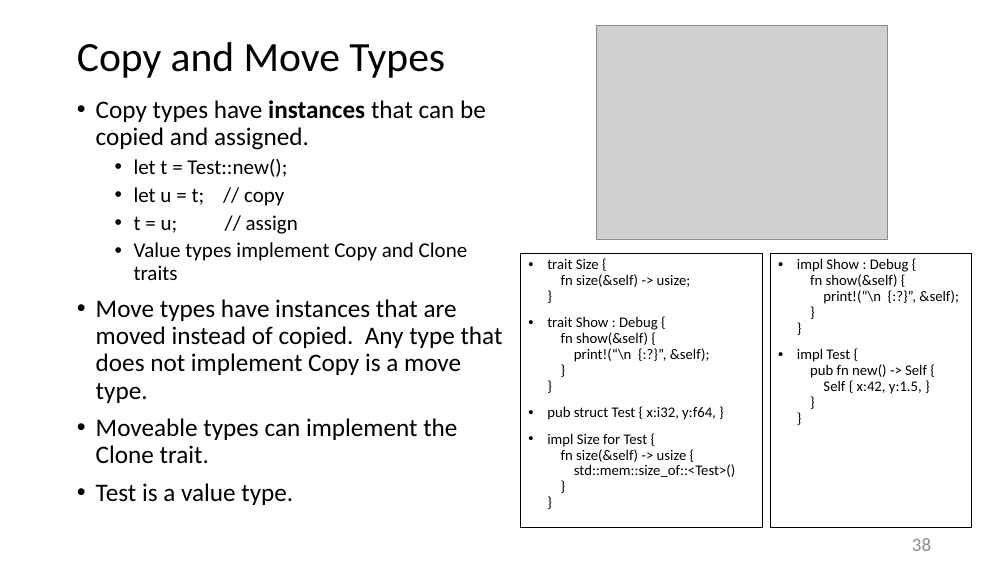
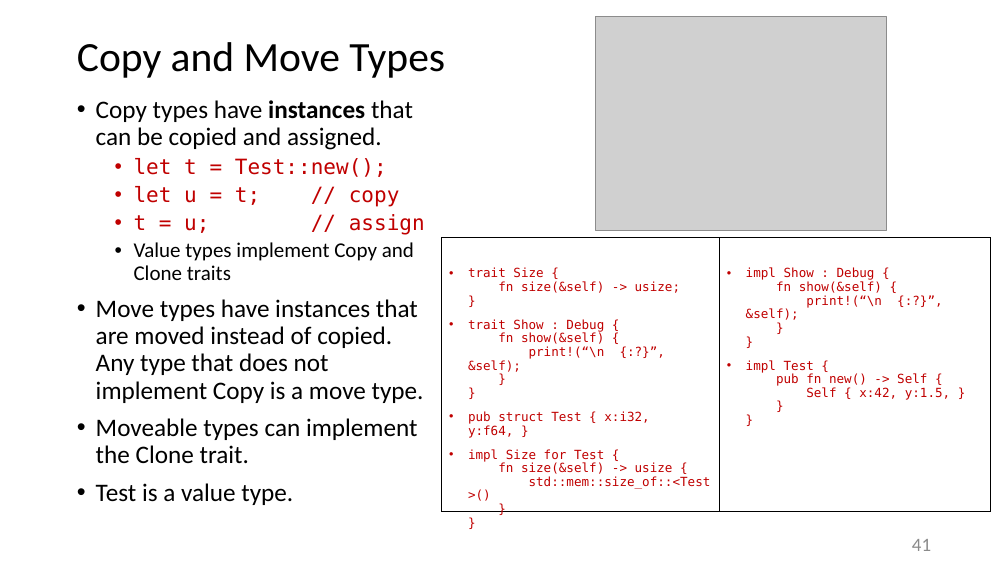
Before and after one commit to JimFawcett/JimFawcett.github.io, a slide deck: slide 41 of Resources/RustModels.pptx (slide 38 before the commit). Drawn at 1008x567 pixels with LibreOffice and Linux fonts; fonts in the diff are those of the drawing; grey boxes stand for pictures. Boxes give left, top, right and bottom in pixels: in the first picture for what was removed or moved away, otherwise in the second. Text is boxed around its words. In the diff, an @@ line names an element or a change of style, - is before the commit and + after.

```diff
--- a/Resources/RustModels.pptx
+++ b/Resources/RustModels.pptx
@@ picture: place and size @@
-picture at (597, 26, 887, 240)
+picture at (596, 17, 886, 231)
@@ text at (134, 158, 425, 235): font Calibri to DejaVu Sans Mono, text colour #000000 to #C00000 in "let t = Test::new();", "let u = t; // copy", "t = u; // assign" @@
@@ rectangle "trait Size { fn size(&self) ..." at (442, 237, 719, 512): size 14 to 12 pt, font Calibri to DejaVu Sans Mono, text colour #000000 to #C00000 @@
@@ rectangle "trait Size { fn size(&self) ...": place and size @@
-rectangle "trait Size { fn size(&self) ..." at (521, 253, 762, 528)
+rectangle "trait Size { fn size(&self) ..." at (442, 237, 719, 512)
@@ text "impl Show : Debug { ...": place and size @@
-text "impl Show : Debug { ..." at (771, 253, 972, 528)
+text "impl Show : Debug { ..." at (719, 237, 990, 512)
@@ text "impl Show : Debug { ..." at (719, 237, 990, 512): size 14 to 12 pt, font Calibri to DejaVu Sans Mono, text colour #000000 to #C00000 @@
@@ page number at (912, 539, 931, 551): text changed @@
-38
+41
```
Also in this commit, not shown: 19 other slides changed, 7 slides added.
